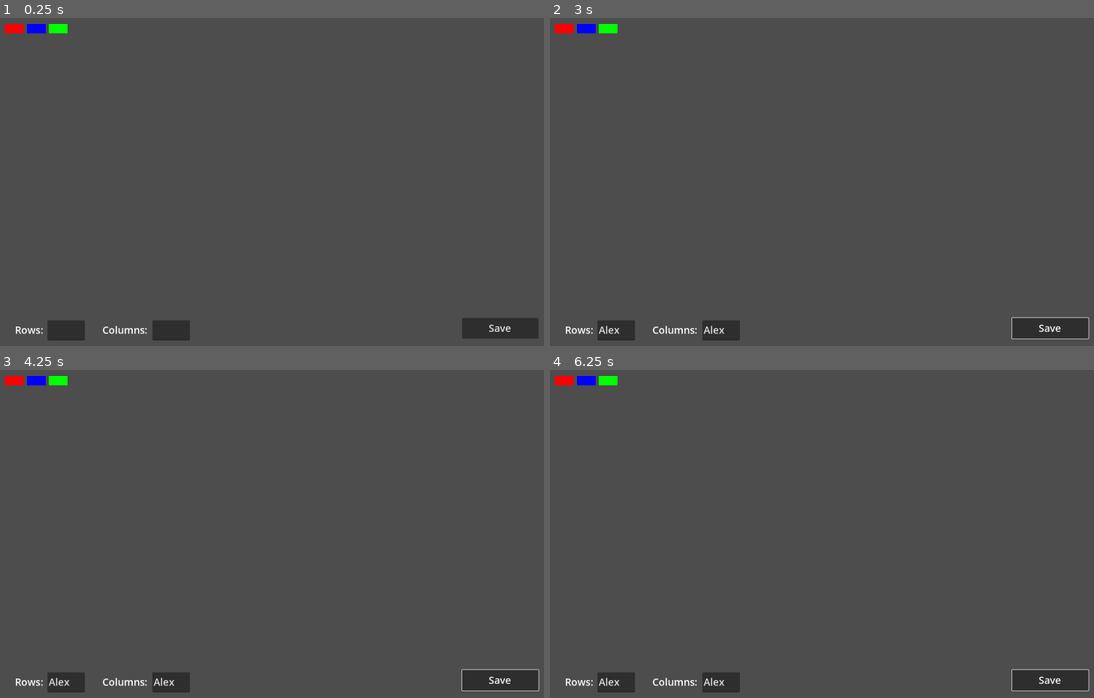
Above: before the commit, frames 1-4 (two rows, left to right).
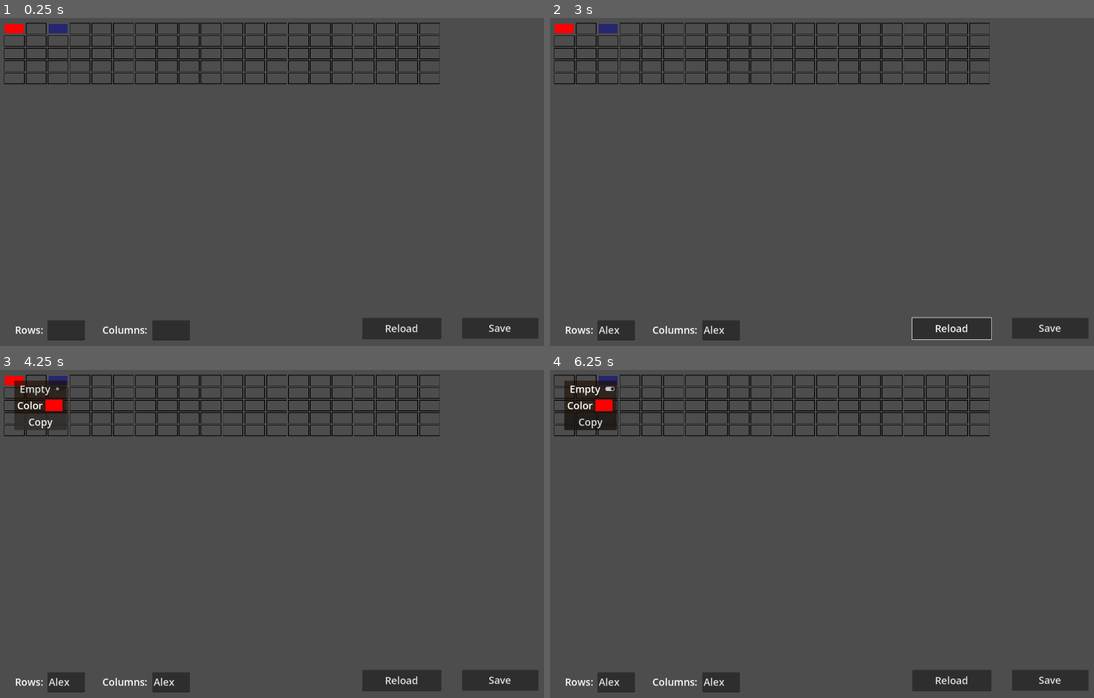
Above: after the commit, the same moments.

Repository: koviant/20GamesChallengeGodot
Game: Godot game, scene res://tools/bricks_grid_editor.tscn
Same seed, same stepped clock (60 frames per second), same inputs: the game is played once before the commit and once after it. This scene is started directly instead of the project's main scene.
Inputs (mouse positions are in pixels of both pictures, inside the frame that each line leads up to):
- Up to frame 1 (0.25 s): no input
- Up to frame 2 (3 s): click (615, 329) at 0.52 s; type "Alex" at 0.6 s; click (718, 329) at 0.75 s; type "Alex" at 0.83 s; click "Save" at 1.25 s; click (952, 329) at 2 s, where only the run after the commit has a clickable "Reload"; move the mouse to (566, 27) at 2.77 s; hold Right (ui_right) from 2.78 s (still down); click (566, 27) at 2.92 s
- Up to frame 3 (4.25 s): release Right (ui_right) at 3.5 s; click (38, 422) at 3.5 s, where only the run after the commit has a clickable "Copy"
- Up to frame 4 (6.25 s): click (588, 389) at 4.25 s, where only the run after the commit has a clickable "Empty"; move the mouse to (588, 379) at 5.02 s; hold Left (ui_left) 5.03-5.78 s; click (588, 379) at 5.17 s; move the mouse to (609, 379) at 5.77 s; hold Right (ui_right) from 5.78 s (still down); click (609, 379) at 5.92 s

The runs differ from the first frame. In frame 1, 4.1% of the frame differs, in the area x 0-82%, y 1-98%; in frame 2, 4.3%; in frame 3, 5.2%; in frame 4, 5.3%, in the area x 0-100%, y 1-98%.

Commit message:
Further level edit tool improvement

Diff:
--- a/breakout/levels/01.tres
+++ b/breakout/levels/01.tres
@@ -10,17 +10,24 @@
 
 [sub_resource type="Resource" id="Resource_n81p6"]
 script = ExtResource("1_0wf4w")
-color = Color(0, 0, 1, 1)
+is_empty = true
+color = Color(0, 1, 0.1328125, 1)
 metadata/_custom_type_script = "uid://b2j3bmdlavrry"
 
 [sub_resource type="Resource" id="Resource_xpni5"]
 script = ExtResource("1_0wf4w")
-color = Color(0, 1, 0, 1)
+color = Color(0, 0.022365198, 0.57254905, 0.52156866)
+metadata/_custom_type_script = "uid://b2j3bmdlavrry"
+
+[sub_resource type="Resource" id="Resource_ql5hv"]
+script = ExtResource("1_0wf4w")
+is_empty = true
+color = Color(0.5973907, 0.5151333, 0.4824748, 0)
 metadata/_custom_type_script = "uid://b2j3bmdlavrry"
 
 [resource]
 script = ExtResource("1_rc2sn")
-grid = Array[ExtResource("1_0wf4w")]([SubResource("Resource_0wf4w"), SubResource("Resource_n81p6"), SubResource("Resource_xpni5"), null])
-row_count = 1
-column_count = 3
+grid = Array[ExtResource("1_0wf4w")]([SubResource("Resource_0wf4w"), SubResource("Resource_n81p6"), SubResource("Resource_xpni5"), SubResource("Resource_ql5hv")])
+row_count = 5
+column_count = 20
 metadata/_custom_type_script = "uid://uawn7ao0o6ub"
--- a/breakout/scripts/brick_grid_data.gd
+++ b/breakout/scripts/brick_grid_data.gd
@@ -8,27 +8,15 @@
 @export var column_spacing: int = 10
 @export var row_spacing: int = 10
 
-#@warning_ignore("shadowed_variable")
-#func _init(
-	#grid: Array[BrickCell] = [],
-	#row_count: int = 0,
-	#column_count: int = 0,
-	#brick_width: int = 60,
-	#brick_height: int = 30,
-	#column_spacing: int = 10,
-	#row_spacing: int = 10) -> void:
-		#self.grid = grid
-		#self.row_count = row_count
-		#self.column_count = column_count
-		#self.brick_width = brick_width
-		#self.brick_height = brick_height
-		#self.column_spacing = column_spacing
-		#self.row_spacing = row_spacing
-		#
-		#assert(len(grid) == row_count * column_count)
-
 func cell_at(row: int, column: int) -> BrickCell:
 	assert(row >= 0 && row < row_count, "row out of bounds")
 	assert(column >= 0 && column < column_count, "column out of bounds")
 
-	return grid[row*column_count + column]
+	var idx = row*column_count + column
+	if idx >= len(grid):
+		var b = BrickCell.new()
+		b.is_empty = true
+		b.color = Color.TRANSPARENT
+		return b
+
+	return grid[idx]
--- a/breakout/tools/bricks_grid_editor.gd
+++ b/breakout/tools/bricks_grid_editor.gd
@@ -1,5 +1,3 @@
-@tool
-
 extends Node2D
 
 @export var data: BrickGridData
@@ -8,9 +6,21 @@
 @onready var click_menu: PanelContainer = %ClickMenu
 @onready var color_picker_button: ColorPickerButton = %ColorPickerButton
 @onready var is_empty_selector: CheckButton = %IsEmptySelector
+@onready var copy_button: Button = %CopyButton
+@onready var paste_button: Button = %PasteButton
+
+var clipboard: BrickCell
 
 # Called when the node enters the scene tree for the first time.
 func _ready() -> void:
+	reload()
+
+# TODO UPDATE GRID DATA ON SAVE, OTHERWISE CELLS THAT WERE NOT IN THE DATA INITIALLY WILL NOT BE SAVED
+
+func reload() -> void:
+	for ch in grid_container.get_children():
+		grid_container.remove_child(ch)
+
 	var brick_size := Vector2(data.brick_width, data.brick_height)
 	grid_container.columns = data.column_count
 	grid_container.add_theme_constant_override("h_separation", data.column_spacing)
@@ -18,36 +28,64 @@
 	for i in range(data.row_count):
 		for j in range(data.column_count):
 			var cell_data = data.cell_at(i, j)
-			var rect = ColorRect2.new()
-			rect.custom_minimum_size = brick_size
-			rect.color = cell_data.color
+			var cell = ColorRect2.new()
+			cell.custom_minimum_size = brick_size
+			cell.data = cell_data
 
-			rect.right_click.connect(on_colored_rect_gui_event)
+			cell.mouse_click.connect(on_colored_rect_gui_event)
 
-			grid_container.add_child(rect)
+			grid_container.add_child(cell)
 
-func on_colored_rect_gui_event(brick: ColorRect2, global_position: Vector2):
-		click_menu.position = global_position
+func on_colored_rect_gui_event(brick: ColorRect2, click_position: Vector2):
+		click_menu.position = click_position
+		click_menu.hide()
 		click_menu.show()
-		for conn in color_picker_button.color_changed.get_connections():
-			color_picker_button.color_changed.disconnect(conn.callable)
 
 		color_picker_button.color = brick.color
-		color_picker_button.color_changed.connect(func(color): change_color(brick, color))
-		is_empty_selector.toggled.connect(func(on): set_empty(brick, on))
+		is_empty_selector.set_pressed_no_signal(brick.empty)
 
+		if clipboard:
+			paste_button.show()
+
+		var color_changed_callable = func(color): change_color(brick, color)
+		color_picker_button.color_changed.connect(color_changed_callable)
+
+		var empty_changed_callable = func(on): set_empty(brick, on)
+		is_empty_selector.toggled.connect(empty_changed_callable)
+
+		var copy_cell_callable = func():
+			clipboard = brick.data
+		copy_button.pressed.connect(copy_cell_callable)
+
+		var paste_cell_callable = func():
+			brick.data = clipboard.duplicate(true)
+			click_menu.hide()
+
+		paste_button.pressed.connect(paste_cell_callable)
+
+		var disconnect_callable = func():
+			color_picker_button.color_changed.disconnect(color_changed_callable)
+			is_empty_selector.toggled.disconnect(empty_changed_callable)
+			copy_button.pressed.disconnect(copy_cell_callable)
+			paste_button.pressed.disconnect(paste_cell_callable)
+
+		click_menu.hidden.connect(disconnect_callable, ConnectFlags.CONNECT_ONE_SHOT)
 
 func change_color(brick: ColorRect2, color: Color) -> void:
-	brick.color = color
+	if not brick.empty:
+		brick.cell_color = color
 
 func set_empty(brick: ColorRect2, empty: bool) -> void:
-	if empty:
-		brick.color = Color.TRANSPARENT
-		brick.border_color = Color.BLACK
-	else:
-		brick.color = color_picker_button.color
-		brick.border_color = Color.TRANSPARENT
+	brick.empty = empty
+	brick.color = Color.TRANSPARENT if empty else color_picker_button.color
+
+func _save_button_pressed() -> void:
+	ResourceSaver.save(data, "res://levels/01.tres")
 
 func _on_grid_container_gui_input(event: InputEvent) -> void:
 	if event is InputEventMouseButton:
 		click_menu.hide()
+
+func _reload_button_pressed() -> void:
+	data = ResourceLoader.load("res://levels/01.tres")
+	reload()
--- a/breakout/tools/bricks_grid_editor.tscn
+++ b/breakout/tools/bricks_grid_editor.tscn
@@ -46,6 +46,19 @@
 custom_minimum_size = Vector2(64, 32)
 layout_mode = 2
 
+[node name="CopyButton" type="Button" parent="ClickMenu/VBoxContainer" unique_id=1932814603]
+unique_name_in_owner = true
+layout_mode = 2
+theme_override_font_sizes/font_size = 32
+text = "Copy"
+
+[node name="PasteButton" type="Button" parent="ClickMenu/VBoxContainer" unique_id=1660615433]
+unique_name_in_owner = true
+visible = false
+layout_mode = 2
+theme_override_font_sizes/font_size = 32
+text = "Paste"
+
 [node name="TextEdit" type="TextEdit" parent="." unique_id=1712313507]
 offset_left = 152.0
 offset_top = 976.0
@@ -76,7 +89,7 @@
 theme_override_font_sizes/font_size = 32
 text = "Columns:"
 
-[node name="Button" type="Button" parent="." unique_id=620445439]
+[node name="SaveButton" type="Button" parent="." unique_id=620445439]
 offset_left = 1480.0
 offset_top = 968.0
 offset_right = 1724.551
@@ -84,4 +97,15 @@
 theme_override_font_sizes/font_size = 32
 text = "Save"
 
+[node name="ReloadButton" type="Button" parent="." unique_id=1225416853]
+offset_left = 1160.0
+offset_top = 968.0
+offset_right = 1413.7759
+offset_bottom = 1036.8767
+theme_override_font_sizes/font_size = 32
+text = "Reload
+"
+
 [connection signal="gui_input" from="GridContainer" to="." method="_on_grid_container_gui_input"]
+[connection signal="pressed" from="SaveButton" to="." method="_save_button_pressed"]
+[connection signal="pressed" from="ReloadButton" to="." method="_reload_button_pressed"]
--- a/breakout/tools/color_rect_2.gd
+++ b/breakout/tools/color_rect_2.gd
@@ -1,20 +1,37 @@
 class_name ColorRect2 extends ColorRect
 
-signal right_click(caller: ColorRect2, global_position: Vector2)
+signal mouse_click(caller: ColorRect2, global_position: Vector2)
 
-@export var border_color: Color = Color.TRANSPARENT:
+var cell_color: Color:
+	get: return data.color
 	set(value):
-		border_color = value
+		data.color = value
+		color = value
+
+var empty: bool:
+	get: return data.is_empty
+	set(value):
+		data.is_empty = value
 		queue_redraw()
+
+var data: BrickCell:
+	get: return data
+	set(value):
+		data = value
+		color = data.color if not data.is_empty else Color.TRANSPARENT
+		queue_redraw()
+
+var border_color: Color = Color.BLACK
 
 func _ready() -> void:
 	self.gui_input.connect(_on_gui_event)
 
 func _draw() -> void:
-	draw_rect(Rect2(Vector2(-2, -2), Vector2(size.x+4, size.y+4)), border_color, false, 2)
+	if empty:
+		draw_rect(Rect2(Vector2(-2, -2), Vector2(size.x+4, size.y+4)), border_color, false, 2)
 
 func _on_gui_event(event: InputEvent) -> void:
 	if event is InputEventMouseButton:
 		var mb = event as InputEventMouseButton
-		if mb.button_index == MouseButton.MOUSE_BUTTON_RIGHT and mb.is_released():
-			right_click.emit(self, event.global_position)
+		if mb.button_index in [MOUSE_BUTTON_LEFT, MOUSE_BUTTON_RIGHT] and mb.is_released():
+			mouse_click.emit(self, event.global_position)
Not shown: 1 places in breakout/levels/01.tres that only renumber resources
Not shown: 1 places in breakout/tools/bricks_grid_editor.tscn that only renumber resources
